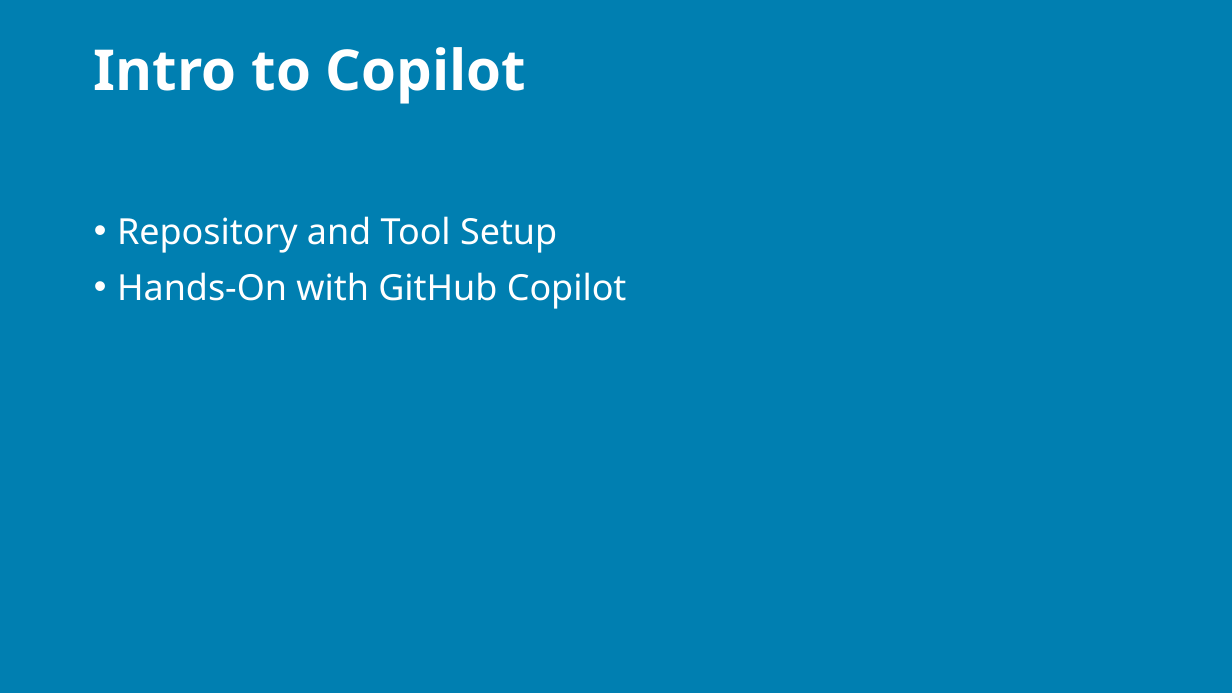
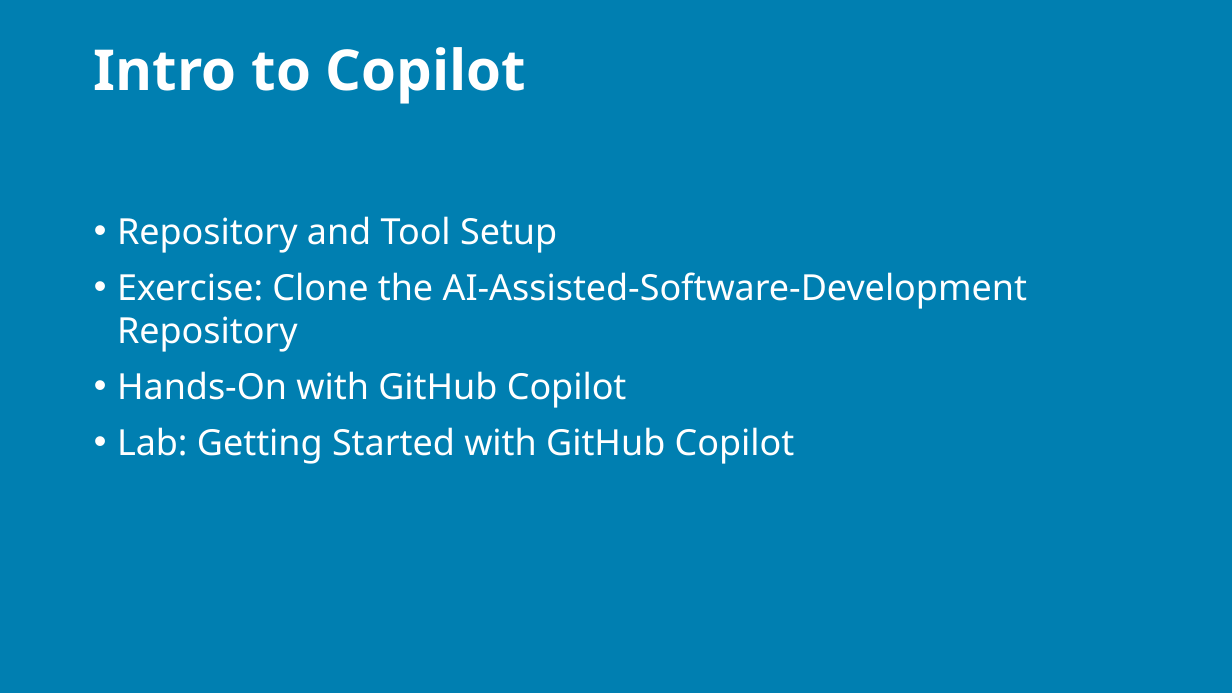
Before and after one commit to j0hnnymiller/AI-Assisted-Software-Development, a slide deck: slide 36 of Slides/output/aiasd-311-monday-draft.pptx. Drawn at 1232x693 pixels with LibreOffice and Linux fonts; fonts in the diff are those of the drawing; background and template pictures are left out. Boxes give left, top, right and bottom in pixels: in the first picture for what was removed or moved away, otherwise in the second. Text is boxed around its words. In the diff, an @@ line names an element or a change of style, - is before the commit and + after.

Commit message:
slides: integrate Copilot labs into Monday deck outputs

```diff
--- a/Slides/output/aiasd-311-monday-draft.pptx
+++ b/Slides/output/aiasd-311-monday-draft.pptx
@@ text at box(117, 272, 1027, 352): paragraph added @@
+• Exercise: Clone the AI-Assisted-Software-Development Repository
@@ text at box(117, 427, 795, 464): paragraph added @@
+• Lab: Getting Started with GitHub Copilot
```
Also in this commit, not shown: 136 other slides changed, 2 slides added, 5 other files.
